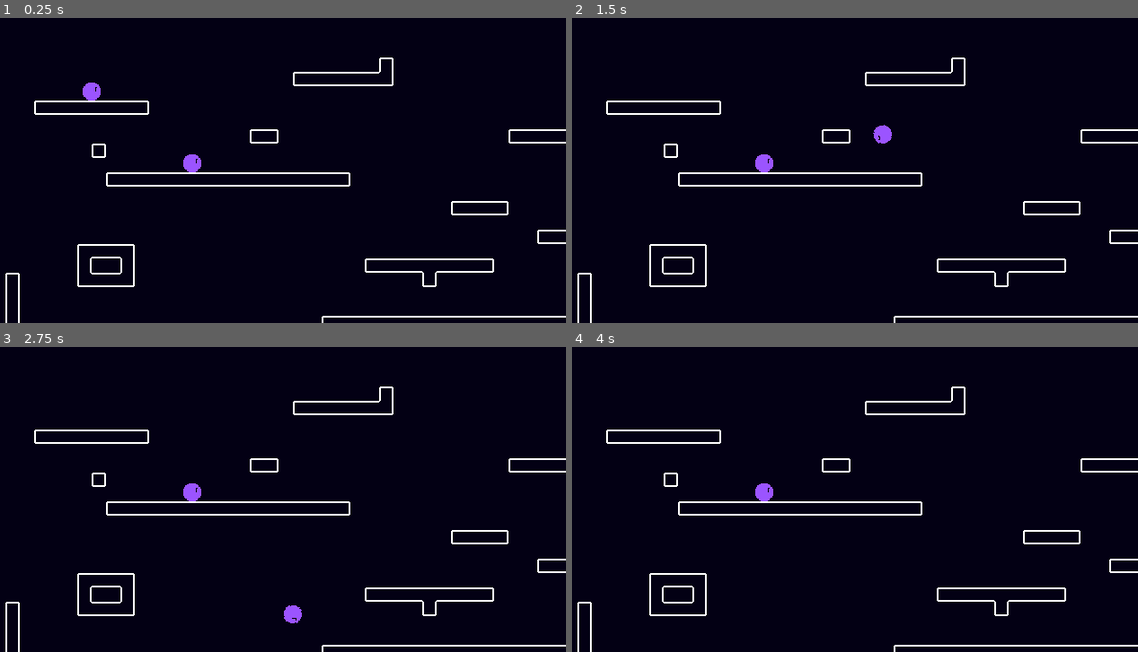
Above: before the commit, frames 1-4 (two rows, left to right).
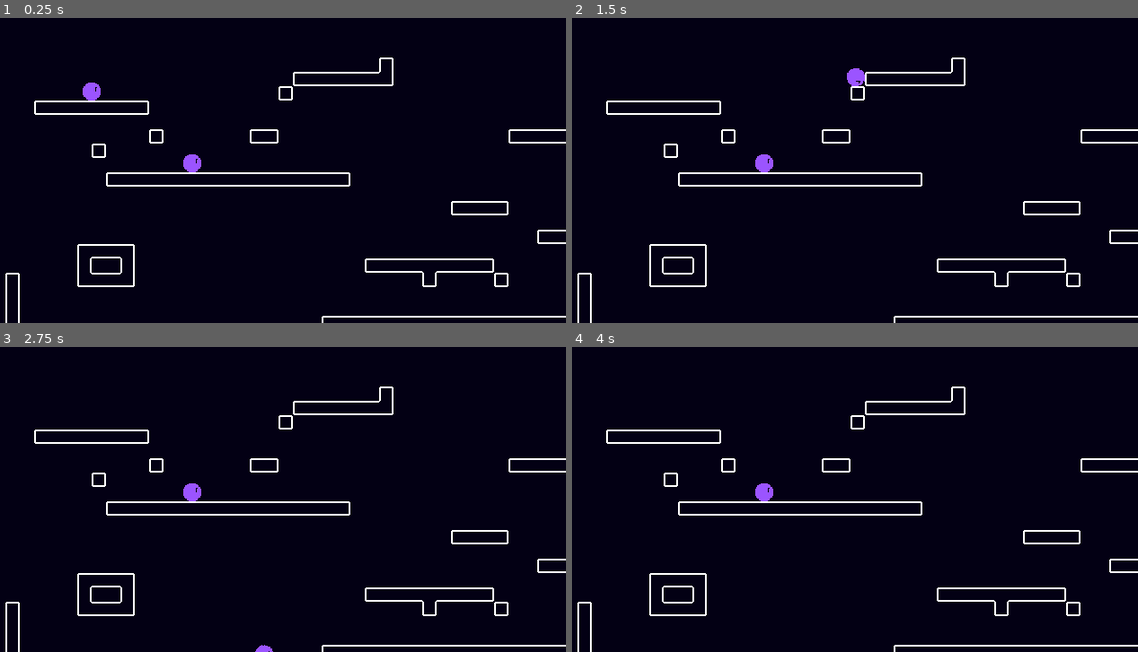
Above: after the commit, the same moments.

Repository: uniqueusername/fruit-smash
Game: Godot game, scene res://scenes/levels/world.tscn
Two runs of this game, one before a commit and one after it. Both use one fixed random seed, a clock stepped at 60 frames per second and the inputs below.
Inputs:
- Up to frame 1 (0.25 s): no input
- Up to frame 2 (1.5 s): tap Enter at 0.5 s; hold Right (ui_right) from 0.53 s (still down); tap Up (ui_up) at 0.77 s
- Up to frame 3 (2.75 s): tap Up (ui_up) at 1.52 s; release Right (ui_right) at 2.03 s; hold Left (ui_left) from 2.03 s (still down)
- Up to frame 4 (4 s): release Left (ui_left) at 2.78 s; hold Right (ui_right) from 2.78 s (still down); tap Up (ui_up) at 3.02, 3.77 s

The runs differ from the first frame. In frame 1, 0.2% of the frame differs, in the area x 26-90%, y 22-89%; in frame 2, 0.4%, in the area x 26-90%, y 16-89%; in frame 3, 0.4%; in frame 4, 0.2%.

Commit message:
added air strafe modifier

Diff:
--- a/assets/scripts/player.gd
+++ b/assets/scripts/player.gd
@@ -1,15 +1,17 @@
 extends CharacterBody2D
 
-@export var JUMP_VELOCITY = -425.0
+# constants
+@export var JUMP_VELOCITY = -400.0
 @export var ACCEL_SPEED = 100
 @export var MAX_SPEED = 300
 @export var DECEL_SPEED = 100
+@export var AIR_SPEED = 0.85
 
 const ROTATE_SPEED = 0.001
 
-# Get the gravity from the project settings to be synced with RigidBody nodes.
+# variables
+var jumping = false
 var gravity = ProjectSettings.get_setting("physics/2d/default_gravity")
-
 
 func _physics_process(delta):
 	# add gravity
@@ -33,11 +35,23 @@
 				x_input = Input.get_axis("p2_move_left", "p2_move_right")
 				jump_input = Input.is_action_just_pressed("p2_jump")
 
+		if jump_input and !is_on_floor():
+			jumping = true
+
+	if is_on_floor():
+		jumping = false
+
 	# apply inputs
 	if x_input:
-		velocity.x = move_toward(velocity.x, x_input * MAX_SPEED, ACCEL_SPEED)
+		if jumping:
+			velocity.x = move_toward(velocity.x, x_input * MAX_SPEED, ACCEL_SPEED)
+		else:
+			velocity.x = move_toward(velocity.x, x_input * MAX_SPEED, AIR_SPEED * ACCEL_SPEED)
 	else:
-		velocity.x = move_toward(velocity.x, 0, DECEL_SPEED)
+		if jumping:
+			velocity.x = move_toward(velocity.x, 0, DECEL_SPEED)
+		else:
+			velocity.x = move_toward(velocity.x, 0, AIR_SPEED * DECEL_SPEED)
 
 	$Sprite2D.rotation += velocity.x * ROTATE_SPEED
 
--- a/scenes/levels/world.tscn
+++ b/scenes/levels/world.tscn
@@ -17,4 +17,4 @@
 [node name="TileMap" type="TileMap" parent="."]
 tile_set = ExtResource("1_xbwus")
 format = 2
-layer_0/tile_data = PackedInt32Array(458755, 131072, 1, 4587 …(2658 unchanged characters)… 072, 0, 1638409, 196608, 1, 655367, 0, 0)
+layer_0/tile_data = PackedInt32Array(458755, 131072, 1, 4587 …(2658 unchanged characters)… 072, 0, 1638409, 196608, 1, 655367, 0, 0, 1245219, 0, 0, 393236, 0, 0, 589835, 0, 0)
